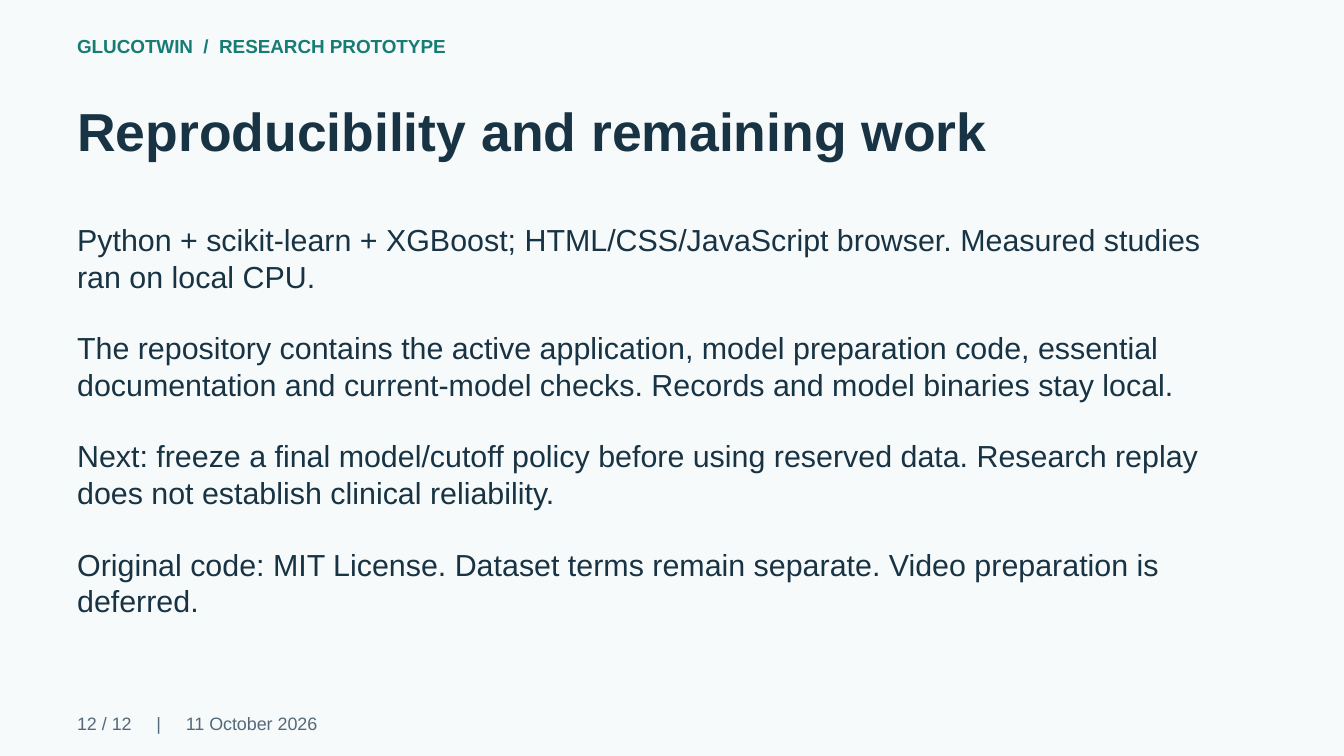
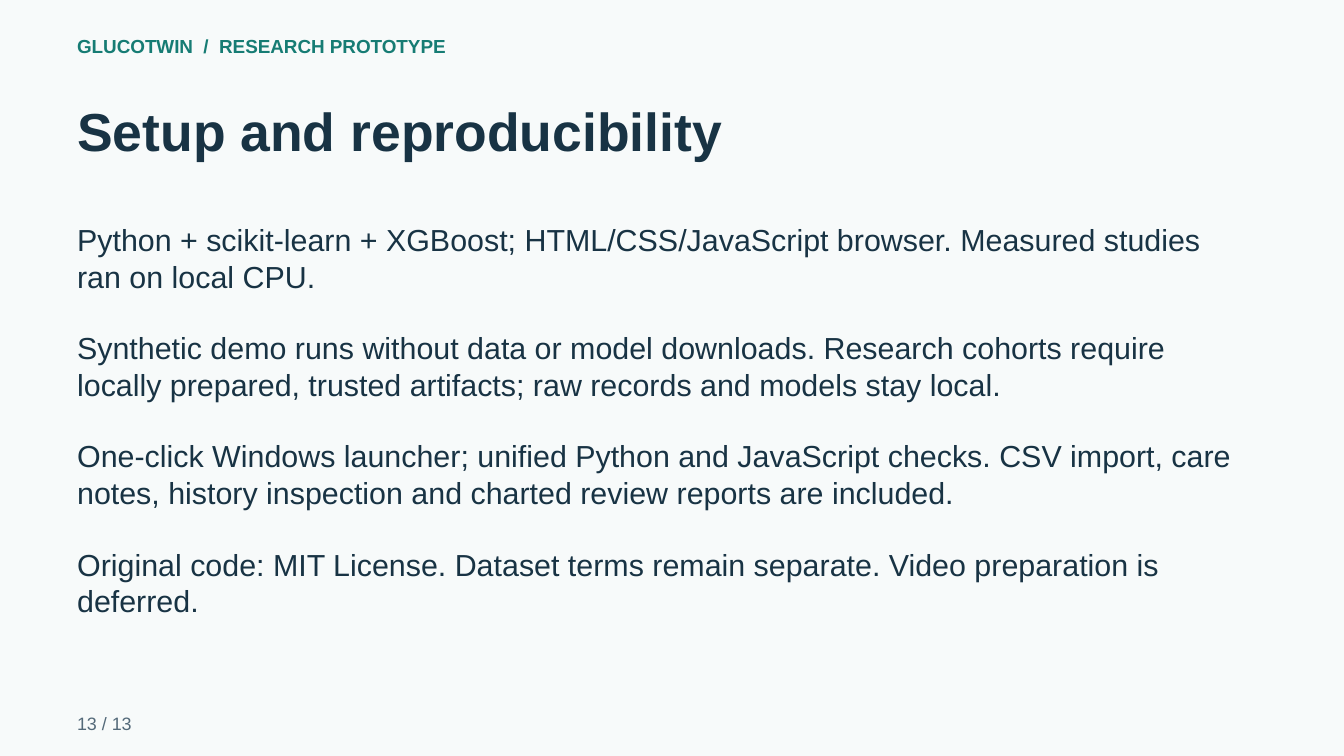
Before and after one commit to ArnavModi-MSIT/GlucoTwin, a slide deck: slide 13 of project/docs/delivery/GlucoTwin_Presentation.pptx (slide 12 before the commit). Drawn at 1344x756 pixels with LibreOffice and Linux fonts; fonts in the diff are those of the drawing. Boxes give left, top, right and bottom in pixels: in the first picture for what was removed or moved away, otherwise in the second. Text is boxed around its words. In the diff, an @@ line names an element or a change of style, - is before the commit and + after.

Commit message:
Refresh presentation and architecture diagrams without date stamps

```diff
--- a/project/docs/delivery/GlucoTwin_Presentation.pptx
+++ b/project/docs/delivery/GlucoTwin_Presentation.pptx
@@ text at <box>77,112,721,162</box>: text changed @@
-Reproducibility and remaining work
+Setup and reproducibility
@@ text at <box>77,337,1165,402</box>: text changed @@
-The repository contains the active application, model preparation code, essential documentation and current-model checks. Records and model binaries stay local.
+Synthetic demo runs without data or model downloads. Research cohorts require locally prepared, trusted artifacts; raw records and models stay local.
@@ text at <box>77,445,1230,510</box>: text changed @@
-Next: freeze a final model/cutoff policy before using reserved data. Research replay does not establish clinical reliability.
+One-click Windows launcher; unified Python and JavaScript checks. CSV import, care notes, history inspection and charted review reports are included.
@@ text at <box>77,717,132,730</box>: text changed @@
-12 / 12 | 11 October 2026
+13 / 13
```
Also in this commit, not shown: 8 other slides changed, 4 slides added, 3 slides removed, 4 other files.
